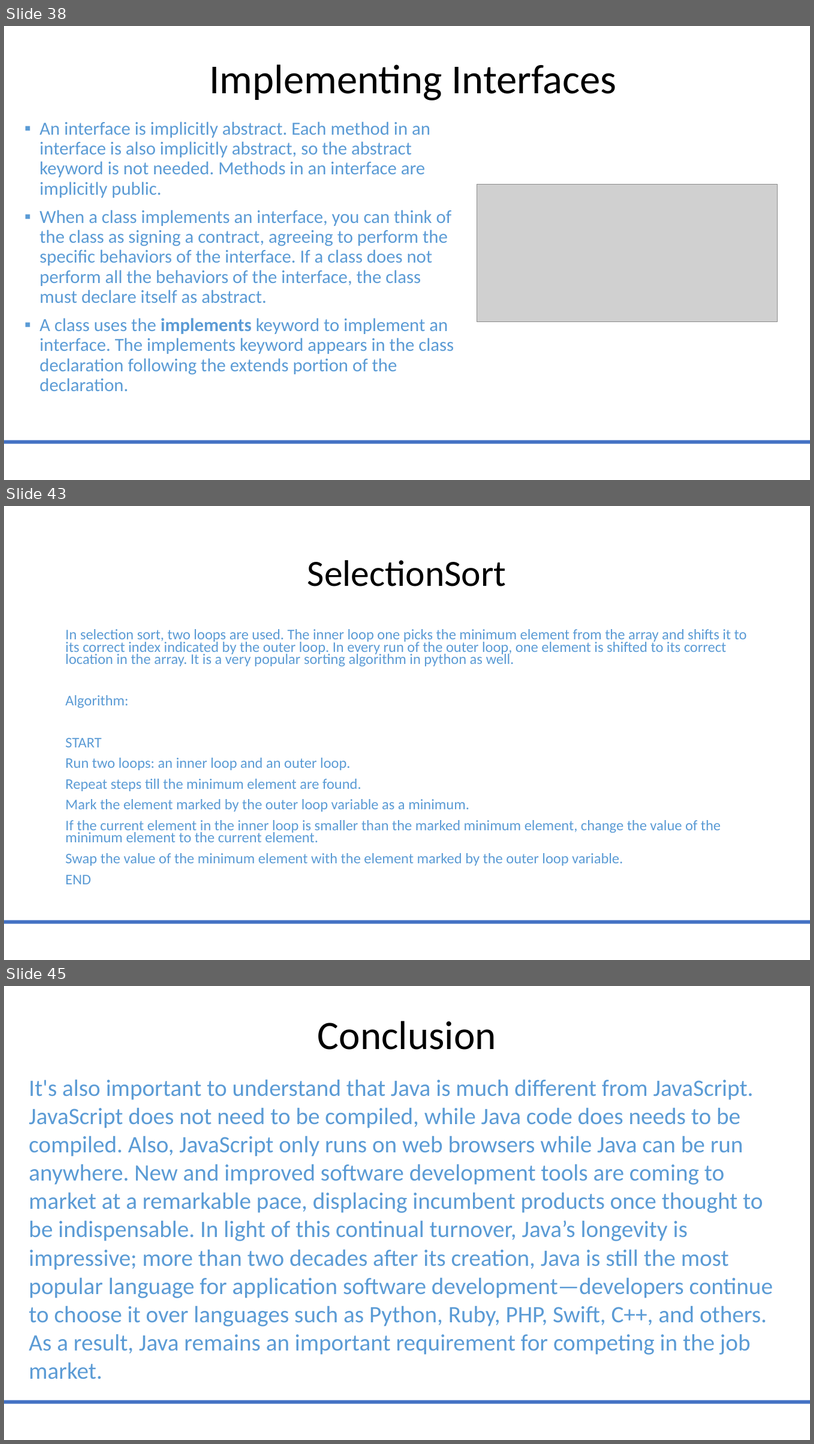
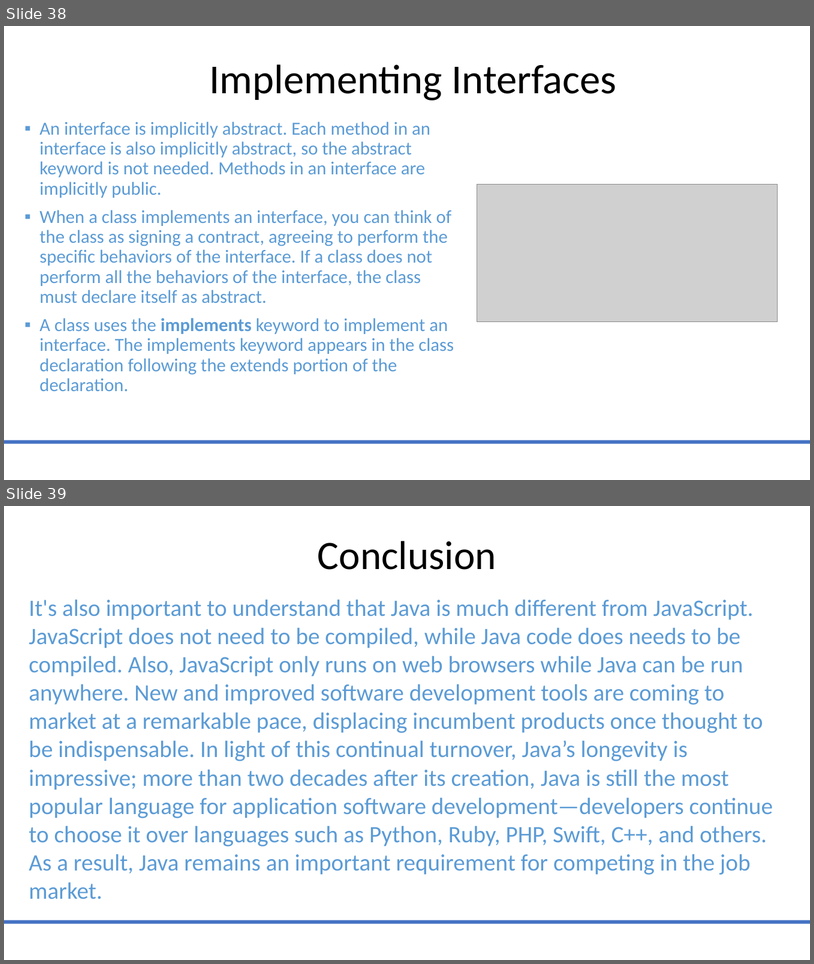
Before and after one commit to MarwaSafa02/JavaMentorship, a slide deck: Java_Mentoring_Revised.pptx. Shown one above the other, each under a label of ours: slides 38, 43 and 45 before the commit, slides 38 and 39 after it; the slides between them are not shown. The pictures are 814x1444 and 814x964 pixels, drawn with LibreOffice and Linux fonts; fonts in the diff are those of the drawing; grey boxes stand for pictures. Boxes give left, top, right and bottom in pixels: in the first picture for what was removed or moved away, otherwise in the second. Text is boxed around its words. In the diff, an @@ line names an element or a change of style, - is before the commit and + after.

```diff
--- a/Java_Mentoring_Revised.pptx
+++ b/Java_Mentoring_Revised.pptx
@@ slide 43 removed at (x1=4, y1=506, x2=810, y2=960), background #FFFFFF; not listed: 1 template element that a slide beside it also shows @@
@@ title removed at (x1=308, y1=560, x2=506, y2=586) @@
-SelectionSort
@@ text removed at (x1=65, y1=629, x2=747, y2=884) @@
-In selection sort, two loops are used. The inner loop one picks the minimum element from the array and shifts it to its correct index indicated by the outer loop. In every run of the outer loop, one element is shifted to its correct location in the array. It is a very popular sorting algorithm in python as well.
-Algorithm:
-START
-Run two loops: an inner loop and an outer loop.
-Repeat steps till the minimum element are found.
-Mark the element marked by the outer loop variable as a minimum.
-If the current element in the inner loop is smaller than the marked minimum element, change the value of the minimum element to the current element.
-Swap the value of the minimum element with the element marked by the outer loop variable.
-END
@@ what was slide 45 is now slide 39 @@
```
Also in this commit, not shown: 1 slide changed, 5 other slides removed, 2 other files.
